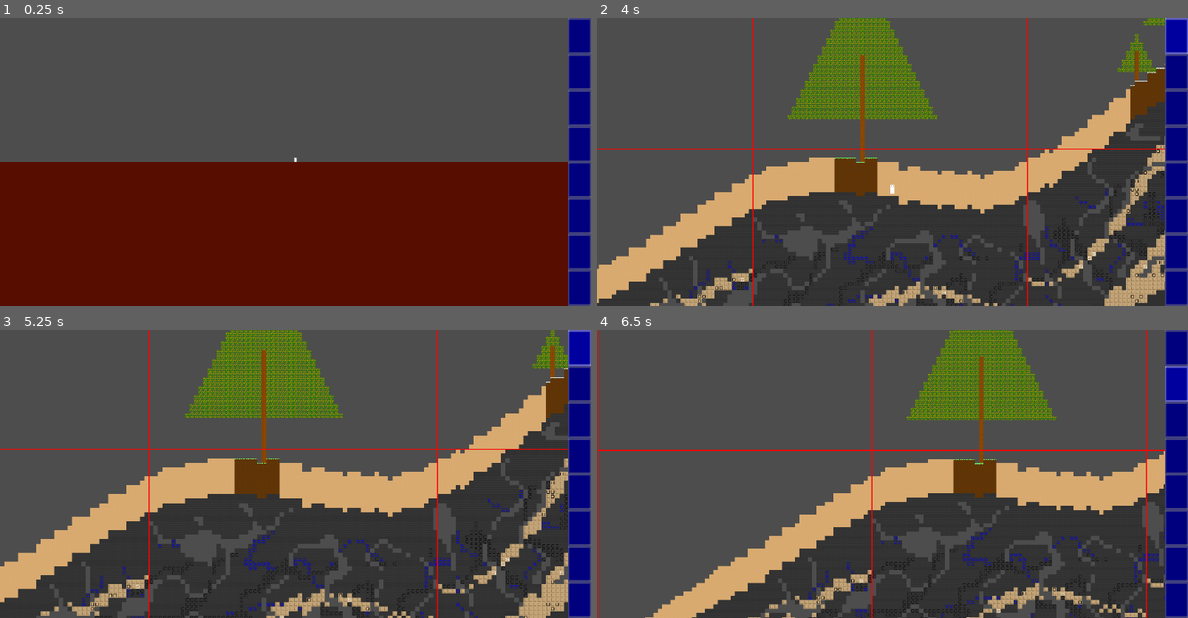
Above: before the commit, frames 1-4 (two rows, left to right).
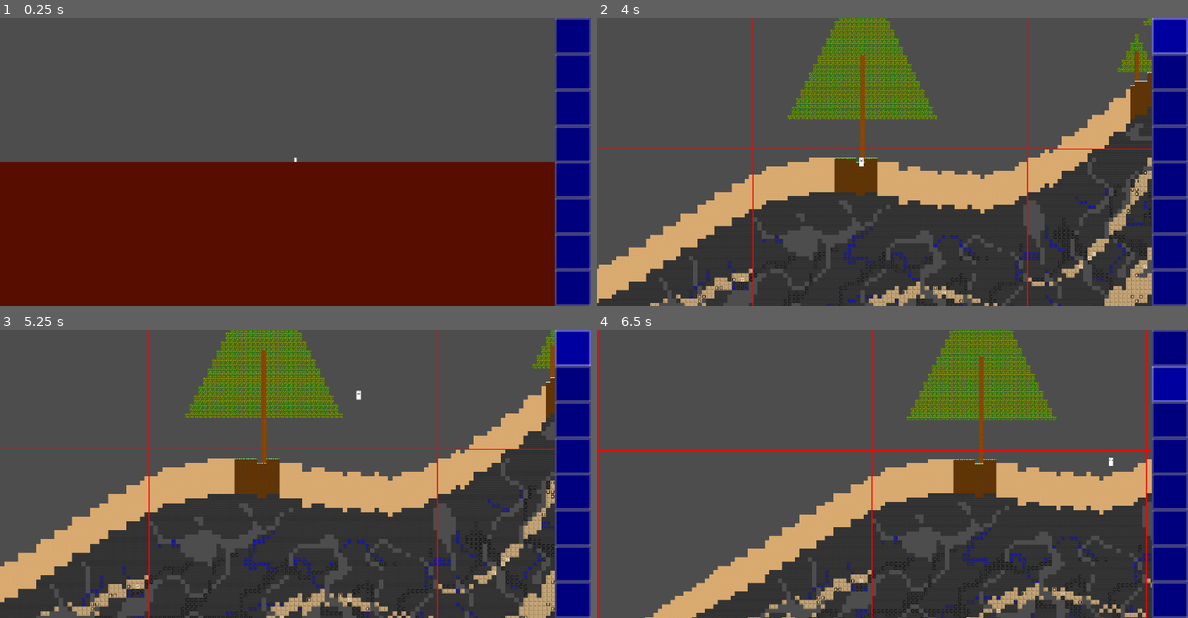
Above: after the commit, the same moments.

Repository: TwigGlenn4/BlockForge
Game: Godot game, scene res://scenes/GameScene/game_scene.tscn
The game is run twice, just before and just after one commit, with the same random seed, the same clock (stepped at 60 frames per second) and the same inputs.
Inputs (mouse positions are in pixels of both pictures, inside the frame that each line leads up to):
- Up to frame 1 (0.25 s): no input
- Up to frame 2 (4 s): click (1176, 35) at 0.52 s; click (1176, 35) at 1.27 s; click (1176, 35) at 2.02 s; tap Enter (ui_accept) at 2.75, 3.02, 3.5, 3.77 s; move the mouse to (1022, 147) at 2.77 s; hold = (camera_zoom_in) 2.78-3.53 s; tap - (camera_zoom_out) at 3.05, 3.6 s; move the mouse to (774, 176) at 3.52 s; click (774, 176) at 3.8 s
- Up to frame 3 (5.25 s): move the mouse to (354, 410) at 4.27 s; press the mouse at (354, 410) at 4.28 s; tap = (camera_zoom_in) at 4.55 s; tap Enter (ui_accept) at 5 s; move the mouse to (265, 531) at 5.02 s; release the mouse at (265, 531) at 5.03 s; tap Down (camera_pan_down) at 5.1 s
- Up to frame 4 (6.5 s): tap Enter (ui_accept) at 5.27, 5.75, 6.02 s; tap - (camera_zoom_out) at 5.3 s; move the mouse to (1069, 517) at 5.77 s; hold Left (camera_pan_left) from 5.78 s (still down); click (1069, 517) at 6.05 s; tap I (inventory_open) at 6.4 s

The runs differ from the first frame. In frame 1, 2.7% of the frame differs, in the area x 93-100%, y 0-100%; in frame 2, 2.8%, in the area x 44-100%, y 0-100%; in frame 3, 2.7%; in frame 4, 2.7%.
Error before the commit: Invalid access to property or key 'interactable' on a base object of type 'Nil'. (res://classes/interacter.gd:219)

Commit message:
Restored WASD camera movement and portal generation, merge worthy
Co-authored-by: Cursor <cursoragent@cursor.com>

Diff:
--- a/PROMPT NEXT.gd
+++ b/PROMPT NEXT.gd
@@ -3,6 +3,8 @@
 ### Recommended Next Steps (After Core Chunk System)
 
 After the chunk system is working, implement the following in this priority order for a fast playable vertical slice:
+
+0. Best done as a dedicated slice: “World = facade over ChunkManager,” then delete Chunk.
 
 1. **Background Layer**
    - Add a background `TileMap` layer for walls that remain visible after digging.
--- a/classes/interacter.gd
+++ b/classes/interacter.gd
@@ -111,11 +111,25 @@
 	print("surface_path ",str(from)," ",str(dest))
 	var _method: Path.Movement
 	var here:Vector2i = from
-	var dx:int = sign(dest.x - here.x)
+	var dest_x: int = Helpers.wrap_block_x(dest.x)
+	here.x = Helpers.wrap_block_x(here.x)
+	var dx:int = sign(dest_x - here.x)
+	# Prefer shorter arc on the cylinder
+	var w: int = WorldConfig.world_width_tiles()
+	if w > 0:
+		var direct: int = dest_x - here.x
+		if abs(direct) > w / 2:
+			if direct != 0:
+				dx = -sign(direct)
 	var dy:int
-	while(here.x != dest.x):
-		here.x += dx
+	var guard: int = w + 2
+	while(here.x != dest_x and guard > 0):
+		guard -= 1
+		here.x = Helpers.wrap_block_x(here.x + dx)
 		var y = world.get_surface(here.x)
+		if y < 0:
+			continue
+		y += 1 # stand in air above surface (matches WorldInitializer spawn)
 		dy = y - here.y
 		here.y += dy
 
@@ -216,6 +230,8 @@
 
 func _input_block_interact(block_pos: Vector2i) -> bool:
 	var tile: DataTile = world.get_tile_v(block_pos)
+	if tile == null:
+		return false
 	if tile.interactable:
 		_tile_interacion(block_pos, tile)
 		return true
@@ -258,24 +274,37 @@
 
 			# ===== PATHFIND GENERAL
 			var start:Vector2i = selected_character.current_pos
-			var end:Vector2i = block_pos
-			var next:Vector2i
+			var end:Vector2i = Vector2i(Helpers.wrap_block_x(block_pos.x), block_pos.y)
 
 			print("\nstart -> end ",str(start)," -> ",str(end))
-			var tile = world.get_tile_v(start)
-			if tile==DataTile.tile("blockforge:log") or tile==DataTile.tile("blockforge:leaves"):
-				next = find_tree_base (start)
-				tree_path(selected_character, start, next)
-				start = next
-			tile = world.get_tile_v(end)
-			if tile==DataTile.tile("blockforge:log") or tile==DataTile.tile("blockforge:leaves"):
-				next = find_tree_base(end)
-				surface_path(selected_character, start, next)
-				tree_path(selected_character, next, end)
+
+			# Superman: fly/walk straight to the clicked cell (no surface follow / tree path)
+			if WorldConfig.superman():
+				selected_character.job_queue.clear()
+				selected_character.job_active = Job.NONE
+				selected_character.add_job(Job.new(Job.TYPE.GOTO, end))
+				print("path finished (superman direct)")
 			else:
-				end.y = world.get_surface(end.x) # pin to surface of earth
-				surface_path (selected_character, start, end)
-			print("path finished")
+				var next:Vector2i
+				var tile = world.get_tile_v(start)
+				if tile != null and (tile==DataTile.tile("blockforge:log") or tile==DataTile.tile("blockforge:leaves")):
+					next = find_tree_base (start)
+					tree_path(selected_character, start, next)
+					start = next
+				tile = world.get_tile_v(end)
+				if tile != null and (tile==DataTile.tile("blockforge:log") or tile==DataTile.tile("blockforge:leaves")):
+					next = find_tree_base(end)
+					surface_path(selected_character, start, next)
+					tree_path(selected_character, next, end)
+				else:
+					var surface_y: int = world.get_surface(end.x) # pin to surface of earth
+					if surface_y < 0:
+						print("[Interactor] No surface at x=", end.x, "; walking to clicked block")
+						selected_character.add_job(Job.new(Job.TYPE.GOTO, end))
+					else:
+						end.y = surface_y + 1 # stand in air cell above surface
+						surface_path (selected_character, start, end)
+				print("path finished")
 			# ===== END PATHFIND GENERAL
 
 func _tile_interacion(block_pos: Vector2i, tile: DataTile) -> void:
--- a/classes/world.gd
+++ b/classes/world.gd
@@ -6,19 +6,23 @@
 # save_data is the parts that should be written to the save file.
 var	w_name = "" # name of world to be displayed in menus
 var w_seed: int = 0 # Seed to use for world generation
-var width: int = 4 # Width of world in chunks
-var width_tiles: int = width * Chunk.WIDTH # Width of world in tiles
-var chunks: Array[Chunk] = [] # Array to be filled with chunks
+var width: int = 4 # Width of world in chunks (legacy Chunk[])
+var width_tiles: int = width * Chunk.WIDTH # Width of world in tiles (legacy)
+var chunks: Array[Chunk] = [] # Array to be filled with chunks (legacy)
 var world_portal_pos: Vector2i = Vector2i.ZERO # Location of the base of the World Portal
 var tilemap: TileMapLayer
 var worldgen: WorldGenV2
 
+# Mapped chunk system (preferred when present)
+var chunk_manager: ChunkManager
+var tile_populator: TileMapPopulator
 
 
-# Called when the node enters the scene tree for the first time.
 func _ready():
 	tilemap = get_node("/root/GameScene/World/Foreground")
 	worldgen = get_node("/root/GameScene/World/WorldGen")
+	chunk_manager = get_node_or_null("Mapping/ChunkManager") as ChunkManager
+	tile_populator = get_node_or_null("Mapping/TileMapPopulator") as TileMapPopulator
 
 	tilemap.position.y = -tilemap.rendering_quadrant_size # fix tilemap position seeming to be top-left of bottom-left cell. I think this is because I chose to work in the positive-y quadrant instead of negative-y
 	chunks.resize(width)
@@ -27,15 +31,11 @@
 		chunks[n] = Chunk.new(n)
 
 
-
-# func _init( world_name, world_seed, num_chunks ):
-# 	w_name = world_name
-# 	w_seed = world_seed
-# 	width = num_chunks
-# 	width_tiles = num_chunks * Chunk.WIDTH
+func _uses_mapped() -> bool:
+	return chunk_manager != null
 
 
-# get_chunk_at_x(): gets the chunk at a given global x coordinate
+# get_chunk_at_x(): gets the chunk at a given global x coordinate (legacy)
 func get_chunk_at_x( gx: int ) -> Chunk:
 	var chunk_num = gx / Chunk.WIDTH
 	if chunk_num < 0 || chunk_num >= width:
@@ -46,18 +46,35 @@
 func get_tile_v( v: Vector2i ) -> DataTile:
 	return get_tile(v.x, v.y)
 
-# get_tile(): returns the tile stored in chunk.grid at given global coordinates.
+# get_tile(): returns the tile at given global coordinates.
 func get_tile( gx: int, gy: int ) -> DataTile:
-	# handle tiles outside world
-	if gx < 0 || gx >= width_tiles || gy < 0 || gy >= Chunk.HEIGHT: # Tiles outside the world are null
+	if _uses_mapped():
+		return _get_tile_mapped(gx, gy)
+
+	# legacy path
+	if gx < 0 || gx >= width_tiles || gy < 0 || gy >= Chunk.HEIGHT:
 		return null
 
 	var chunk = get_chunk_at_x(gx)
+	if chunk == null:
+		return null
 	var pos_local = Vector2i(gx % Chunk.WIDTH, gy)
 
-	if !chunk.grid.has(pos_local): # If the pos does not exist in the grid, it's air (null)
+	if !chunk.grid.has(pos_local):
 		return Tiles.AIR
 	return chunk.grid[pos_local]
+
+
+func _get_tile_mapped(gx: int, gy: int) -> DataTile:
+	var tid: int = chunk_manager.get_terrain_id(gx, gy)
+	if tid < 0:
+		return null # unloaded / out of bounds
+	if tid == 0:
+		return Tiles.AIR
+	var tile_name: String = TileIdRegistry.name_for_id(tid)
+	if tile_name.is_empty() or tile_name == "air":
+		return Tiles.AIR
+	return DataTile.tile(tile_name)
 
 
 # tile_match(): return true if the tile at (gx, gy) is contained in array match_arr
@@ -69,34 +86,51 @@
 		return true
 
 
-# get_surface(): returns the surface level at given global x coordinate
+# get_surface(): returns the surface level (solid ground, skips canopy) at global x
 func get_surface( gx: int ):
+	if _uses_mapped():
+		return chunk_manager.find_surface_height(gx)
+
 	var chunk = get_chunk_at_x(gx)
 	if chunk == null:
 		return -1
 	return int( chunk.surface_level[ gx % Chunk.WIDTH ] )
 
 
-
 # place_tile(): place a tile at given global coordinates
 func place_tile( x: int, y: int, tile: DataTile) -> bool:
+	if _uses_mapped():
+		return _place_tile_mapped(x, y, tile)
+
 	if x < 0 || x >= width_tiles || y < 0 || y >= Chunk.HEIGHT:
-		# print("Tile not placed outside world at "+ Helpers.coord_string(x, y))
 		return false
 
 	var chunk = get_chunk_at_x(x)
+	if chunk == null:
+		return false
 	var lx = x % Chunk.WIDTH # local x
 
 	var pos = Vector2i(lx, y)
 	var pos_tile = Vector2i(chunk.cx*Chunk.WIDTH + lx, -y)
 
 	chunk.grid[pos] = tile
-	# tilemap.set_cell(pos_tile, tile.atlas, tile.pos )
 	if tile == null:
 		tilemap.set_cell(pos_tile)
 	else:
 		tilemap.set_cell(pos_tile, tile.texture.atlas, tile.texture.pos )
 	return true
+
+
+func _place_tile_mapped(x: int, y: int, tile: DataTile) -> bool:
+	var terrain_id: int = 0
+	if tile != null and tile != Tiles.AIR and tile != DataTile.UNDEFINED:
+		terrain_id = TileIdRegistry.id_from_name(tile.name)
+	if not chunk_manager.set_terrain_id(x, y, terrain_id):
+		return false
+	if tile_populator:
+		tile_populator.set_global_cell(x, y, terrain_id)
+	return true
+
 
 func place_tile_v(pos: Vector2i, tile: DataTile) -> bool:
 	return place_tile(pos.x, pos.y, tile)
@@ -107,7 +141,6 @@
 	if tile_matches(x, y, overwrite_tiles):
 		return place_tile( x, y, tile )
 	else:
-		# print("Did not overwrite "+existing_tile.id+" at "+Helpers.coord_string(x, y))
 		return false
 
 
@@ -116,5 +149,4 @@
 	var pos = Vector2i(x, y)
 	var pos_tile = Vector2i(chunk.cx*Chunk.WIDTH + x, -y)
 	chunk.grid[pos] = tile
-	# tilemap.set_cell(pos_tile, tile.atlas, tile.sprite )
 	tilemap.set_cell(pos_tile, tile.texture.atlas, tile.texture.pos )
--- a/classes/worldgen_v2.gd
+++ b/classes/worldgen_v2.gd
@@ -698,6 +698,9 @@
 	# Trees after underground features
 	_map_fill_trees_strip(strip, cs, world_h, wrapped_cx, surfaces, growable, id_log, id_leaves)
 	await get_tree().process_frame
+
+	# Portal once (mapped surface dressing) — after trees so canopy cannot overwrite it
+	_map_try_place_portal(strip, cs, world_h, wrapped_cx, surfaces)
 
 	# Slice into per-chunk arrays
 	var rows: Array = []
@@ -1057,6 +1060,60 @@
 		)
 
 
+# Pick portal column X once for mapped worlds (same middle-half rule as legacy gen).
+func ensure_mapped_portal_x() -> void:
+	if world.world_portal_pos != Vector2i.ZERO:
+		return
+	var w: int = WorldConfig.world_width_tiles()
+	if w <= 0:
+		return
+	var half: int = maxi(1, w / 2)
+	var x: int = int(rand_from_seed(world.w_seed)[0]) % half
+	x += int(w * 0.25)
+	world.world_portal_pos = Vector2i(Helpers.wrap_block_x(x), 0)
+	WorldConfig.logv("[Chunk] Portal will be at x=%d (column %d)" % [
+		world.world_portal_pos.x,
+		world.world_portal_pos.x / WorldConfig.chunk_size()
+	])
+
+
+func _map_strip_set(strip: PackedInt64Array, cs: int, world_h: int, lx: int, gy: int, terrain_id: int) -> void:
+	if lx < 0 or lx >= cs or gy < 0 or gy >= world_h:
+		return
+	strip[gy * cs + lx] = ChunkData.pack_cell(terrain_id)
+
+
+# Mapped equivalent of surface_dressing portal placement (natural stone base).
+func _map_try_place_portal(
+	strip: PackedInt64Array, cs: int, world_h: int, wrapped_cx: int, surfaces: PackedInt32Array
+) -> void:
+	ensure_mapped_portal_x()
+	# y != 0 means already placed this session
+	if world.world_portal_pos.y != 0:
+		return
+	var portal_gx: int = Helpers.wrap_block_x(world.world_portal_pos.x)
+	var portal_cx: int = int(floor(float(portal_gx) / float(cs)))
+	var wide: int = WorldConfig.world_chunks_wide_max()
+	if posmod(portal_cx, wide) != wrapped_cx:
+		return
+
+	var lx: int = posmod(portal_gx, cs)
+	var surface: int = int(surfaces[lx])
+	if surface < 0 or surface + 2 >= world_h:
+		push_warning("[Chunk] Portal surface invalid at x=%d surface=%d" % [portal_gx, surface])
+		return
+
+	var id_base: int = TileIdRegistry.id_from_name("blockforge:portal_base_stone")
+	var id_btm: int = TileIdRegistry.id_from_name("blockforge:portal_btm")
+	var id_top: int = TileIdRegistry.id_from_name("blockforge:portal_top")
+	_map_strip_set(strip, cs, world_h, lx, surface, id_base)
+	_map_strip_set(strip, cs, world_h, lx, surface + 1, id_btm)
+	_map_strip_set(strip, cs, world_h, lx, surface + 2, id_top)
+
+	world.world_portal_pos = Vector2i(portal_gx, surface)
+	WorldConfig.logv("[Chunk] Portal placed at %s" % Helpers.coord_string(portal_gx, surface))
+
+
 # Column surface stack for mapping gen (shared by fill_column and tree overhang).
 # Returns: lava_top, stone_top, rock_top, surface, mountain_h, humidity, growable.
 func map_surface_height(column_x: int, lx: int, world_h: int) -> Dictionary:
--- a/scenes/GameScene/inventory_ui.gd
+++ b/scenes/GameScene/inventory_ui.gd
@@ -13,17 +13,28 @@
 	_on_hotbar_slot_selected(0)
 
 	get_tree().get_root().size_changed.connect(_window_resized)
-	_window_resized()
 	Interactor.selected_character_inventory_changed.connect(_on_character_inventory_changed)
+	# Layout size is often 0 during _ready; defer so slots are square on boot
+	call_deferred("_window_resized")
 
 
+## Keep the hotbar a full-height strip whose width equals one slot height → square slots.
 func _window_resized() -> void:
 	var viewport_size: Vector2 = get_viewport().get_visible_rect().size
+	if viewport_size.x <= 0.0 or viewport_size.y <= 0.0:
+		return
 
-	var slot_height_px: float = hotbar[0].size.y
-	var slot_width_anchor: float = slot_height_px / viewport_size.x
+	var slot_px: float = viewport_size.y / float(HOTBAR_NUM_SLOTS)
+	var width_anchor: float = slot_px / viewport_size.x
+	anchor_left = 1.0 - width_anchor
+	anchor_right = 1.0
+	anchor_top = 0.0
+	anchor_bottom = 1.0
 
-	anchor_left = ANCHOR_END - slot_width_anchor
+	# Enforce square cell metrics even before/without container layout settling
+	for slot in hotbar:
+		if slot:
+			slot.custom_minimum_size = Vector2(slot_px, slot_px)
 
 
 func _on_character_inventory_changed() -> void:
--- a/scenes/GameScene/mapping/CameraController.gd
+++ /dev/null
@@ -1,98 +0,0 @@
-# Camera follows player; zoom limits from WorldConfig.
-# Dig/pathfinding click handlers are stubs until digging slice; inventory signal preserved.
-class_name CameraController
-extends Camera2D
-
-signal selected_character_changed(new_char: Character)
-
-@export var player_path: NodePath = ^"../Character"
-@export var populator_path: NodePath = ^"../Mapping/TileMapPopulator"
-@export var visibility_path: NodePath = ^"../Mapping/VisibilityManager"
-@export var world_interactor: Control
-
-@onready var player: Node2D = get_node_or_null(player_path)
-
-const ZOOM_STEP := 0.05
-
-
-func _ready() -> void:
-	if player == null:
-		player = get_node_or_null("../Character")
-	# Camera zoom scales the whole 2D view. Keep node scale at 1.
-	scale = Vector2.ONE
-	if player:
-		player.scale = Vector2.ONE
-	var z: float = clampf(WorldConfig.initial_zoom(), WorldConfig.min_zoom(), WorldConfig.max_zoom())
-	zoom = Vector2(z, z)
-	_update_filter()
-	if player:
-		selected_character_changed.emit(player)
-
-
-func _process(_delta: float) -> void:
-	if player == null:
-		player = get_node_or_null(player_path)
-		if player == null:
-			return
-	global_position = player.global_position
-	_handle_zoom_input()
-	var pop := get_node_or_null(populator_path)
-	if pop and pop.has_method("align_layers_to_camera"):
-		pop.align_layers_to_camera(global_position.x)
-
-
-func _handle_zoom_input() -> void:
-	var z: float = zoom.x
-	var prev: float = z
-	if Input.is_action_just_pressed("camera_zoom_in"):
-		z += ZOOM_STEP
-	if Input.is_action_just_pressed("camera_zoom_out"):
-		z -= ZOOM_STEP
-	z = clampf(z, WorldConfig.min_zoom(), WorldConfig.max_zoom())
-	if not is_equal_approx(z, zoom.x):
-		var zoomed_out: bool = z < prev
-		zoom = Vector2(z, z)
-		_update_filter()
-		if zoomed_out:
-			var vis := get_node_or_null(visibility_path)
-			if vis and vis.has_method("notify_zoom_out"):
-				vis.notify_zoom_out()
-
-
-func _update_filter() -> void:
-	if zoom.x >= WorldConfig.max_zoom() * 0.9:
-		texture_filter = CanvasItem.TEXTURE_FILTER_NEAREST
-	else:
-		texture_filter = CanvasItem.TEXTURE_FILTER_LINEAR
-
-
-func _on_world_interactor_click(event: InputEvent) -> void:
-	if not event.is_action_pressed("click"):
-		return
-	if player == null:
-		player = get_node_or_null(player_path)
-	if player == null:
-		return
-	var click_pos: Vector2 = get_global_mouse_position()
-	var block_pos: Vector2i = _nearest_block(click_pos)
-	if player.has_method("move_to_block"):
-		player.move_to_block(block_pos)
-	elif player is Character:
-		(player as Character).move_to_block(block_pos)
-
-
-func _nearest_block(pixel: Vector2) -> Vector2i:
-	var ts: float = float(WorldConfig.tile_size_px())
-	return Vector2i(
-		Helpers.wrap_block_x(int(round((pixel.x - ts * 0.5) / ts))),
-		int(round(-pixel.y / ts))
-	)
-
-
-func _move_to_block(block_pos: Vector2i) -> void:
-	var bx := Vector2i(Helpers.wrap_block_x(block_pos.x), block_pos.y)
-	if player:
-		player.global_position = Helpers.pos_block_to_pixel(bx)
-		if player.has_method("_wrap_world_x"):
-			player._wrap_world_x()
-	global_position = Helpers.pos_block_to_pixel(bx)
--- a/scenes/GameScene/mapping/ChunkManager.gd
+++ b/scenes/GameScene/mapping/ChunkManager.gd
@@ -72,3 +72,62 @@
 
 func _key(cx: int, cy: int) -> Vector2i:
 	return Vector2i(wrap_column(cx), clamp_row(cy))
+
+
+func global_to_chunk(gx: int, gy: int) -> Vector2i:
+	var cs: int = WorldConfig.chunk_size()
+	var wx: int = Helpers.wrap_block_x(gx)
+	return Vector2i(wrap_column(int(floor(float(wx) / float(cs)))), clamp_row(int(floor(float(gy) / float(cs)))))
+
+
+func global_to_local(gx: int, gy: int) -> Vector2i:
+	var cs: int = WorldConfig.chunk_size()
+	var wx: int = Helpers.wrap_block_x(gx)
+	return Vector2i(posmod(wx, cs), posmod(gy, cs))
+
+
+## Terrain id at global block coords (0 = air). Returns -1 if chunk not loaded.
+func get_terrain_id(gx: int, gy: int) -> int:
+	var tall_px: int = WorldConfig.world_chunks_tall_max() * WorldConfig.chunk_size()
+	if gy < 0 or gy >= tall_px:
+		return -1
+	var cxy := global_to_chunk(gx, gy)
+	var data: ChunkData = get_chunk(cxy.x, cxy.y)
+	if data == null:
+		return -1
+	var local := global_to_local(gx, gy)
+	return ChunkData.unpack_terrain(data.get_cell(local.x, local.y))
+
+
+func set_terrain_id(gx: int, gy: int, terrain_id: int) -> bool:
+	var tall_px: int = WorldConfig.world_chunks_tall_max() * WorldConfig.chunk_size()
+	if gy < 0 or gy >= tall_px:
+		return false
+	var cxy := global_to_chunk(gx, gy)
+	var data: ChunkData = get_chunk(cxy.x, cxy.y)
+	if data == null:
+		return false
+	var local := global_to_local(gx, gy)
+	data.set_terrain(local.x, local.y, terrain_id)
+	return true
+
+
+## Highest solid block gy at column gx (skips log/leaves canopy). -1 if unknown/unloaded.
+func find_surface_height(gx: int) -> int:
+	var cs: int = WorldConfig.chunk_size()
+	var wx: int = Helpers.wrap_block_x(gx)
+	var cx: int = wrap_column(int(floor(float(wx) / float(cs))))
+	var lx: int = posmod(wx, cs)
+	var id_log: int = TileIdRegistry.id_from_name("blockforge:log")
+	var id_leaves: int = TileIdRegistry.id_from_name("blockforge:leaves")
+	var tall: int = WorldConfig.world_chunks_tall_max()
+	for cy in range(tall - 1, -1, -1):
+		var data: ChunkData = get_chunk(cx, cy)
+		if data == null:
+			continue
+		for ly in range(cs - 1, -1, -1):
+			var tid: int = ChunkData.unpack_terrain(data.get_cell(lx, ly))
+			if tid == 0 or tid == id_log or tid == id_leaves:
+				continue
+			return cy * cs + ly
+	return -1
--- a/scenes/GameScene/mapping/TileIdRegistry.gd
+++ b/scenes/GameScene/mapping/TileIdRegistry.gd
@@ -53,3 +53,11 @@
 static func atlas_for_id(terrain_id: int) -> Dictionary:
 	ensure_ready()
 	return _id_to_atlas.get(terrain_id, {})
+
+
+static func name_for_id(terrain_id: int) -> String:
+	ensure_ready()
+	if terrain_id <= 0:
+		return "air"
+	var info: Dictionary = _id_to_atlas.get(terrain_id, {})
+	return str(info.get("name", ""))
--- a/scenes/GameScene/mapping/TileMapPopulator.gd
+++ b/scenes/GameScene/mapping/TileMapPopulator.gd
@@ -140,6 +140,32 @@
 			var cell := Vector2i(lx, cs - 1 - ly)
 			layer.set_cell(cell, int(info["atlas"]), info["pos"])
 	return layer
+
+
+## Update a single global block on its TileMapLayer (if that chunk layer is loaded).
+func set_global_cell(gx: int, gy: int, terrain_id: int) -> void:
+	var cs: int = WorldConfig.chunk_size()
+	var wx: int = Helpers.wrap_block_x(gx)
+	var cx: int = posmod(int(floor(float(wx) / float(cs))), WorldConfig.world_chunks_wide_max())
+	var cy: int = int(floor(float(gy) / float(cs)))
+	var key := Vector2i(cx, cy)
+	if not _layers.has(key):
+		return
+	var layer: TileMapLayer = _layers[key]
+	if not is_instance_valid(layer):
+		return
+	var lx: int = posmod(wx, cs)
+	var ly: int = posmod(gy, cs)
+	var cell := Vector2i(lx, cs - 1 - ly)
+	if terrain_id <= 0:
+		layer.set_cell(cell)
+		return
+	TileIdRegistry.ensure_ready()
+	var info: Dictionary = TileIdRegistry.atlas_for_id(terrain_id)
+	if info.is_empty():
+		layer.set_cell(cell)
+		return
+	layer.set_cell(cell, int(info["atlas"]), info["pos"])
 
 
 func _sync_debug_outline(layer: TileMapLayer, cs: int, ts: int) -> void:
--- a/scenes/GameScene/mapping/WorldInitializer.gd
+++ b/scenes/GameScene/mapping/WorldInitializer.gd
@@ -75,6 +75,14 @@
 		var cx: int = chunk_manager.wrap_column(center_col + dx)
 		await visibility.ensure_column(cx)
 
+	# Ensure portal column exists so crafting station is reachable after boot
+	if worldgen and worldgen.has_method("ensure_mapped_portal_x"):
+		worldgen.ensure_mapped_portal_x()
+	if world and "world_portal_pos" in world:
+		var portal_col: int = int(world.world_portal_pos.x) / WorldConfig.chunk_size()
+		portal_col = chunk_manager.wrap_column(portal_col)
+		await visibility.ensure_column(portal_col)
+
 	var spawn := _find_spawn(center_col)
 	# Match Helpers.pos_block_to_pixel so camera/character align with tiles
 	player.global_position = Helpers.pos_block_to_pixel(spawn)
@@ -98,22 +106,10 @@
 func _find_spawn(center_col: int) -> Vector2i:
 	var cs: int = WorldConfig.chunk_size()
 	var gx: int = center_col * cs + cs / 2
-	var lx: int = cs / 2
-	# Skip canopy so we stand on ground, not treetops
-	var id_log: int = TileIdRegistry.id_from_name("blockforge:log")
-	var id_leaves: int = TileIdRegistry.id_from_name("blockforge:leaves")
-	var tall: int = WorldConfig.world_chunks_tall_max()
-	for cy in range(tall - 1, -1, -1):
-		var data: ChunkData = chunk_manager.get_chunk(center_col, cy)
-		if data == null:
-			continue
-		for ly in range(cs - 1, -1, -1):
-			var tid: int = ChunkData.unpack_terrain(data.get_cell(lx, ly))
-			if tid == 0 or tid == id_log or tid == id_leaves:
-				continue
-			var gy: int = cy * cs + ly
-			var spawn := Vector2i(gx, gy + 1) # stand in air cell above surface
-			WorldConfig.logv("[Init] Surface at gy=%d → spawn %s" % [gy, str(spawn)])
-			return spawn
-	push_warning("[Init] No surface found at column %d; using fallback" % center_col)
-	return Vector2i(gx, cs)
+	var gy: int = chunk_manager.find_surface_height(gx)
+	if gy < 0:
+		push_warning("[Init] No surface found at column %d; using fallback" % center_col)
+		return Vector2i(gx, cs)
+	var spawn := Vector2i(gx, gy + 1) # stand in air cell above surface
+	WorldConfig.logv("[Init] Surface at gy=%d → spawn %s" % [gy, str(spawn)])
+	return spawn
Not shown, removed: scenes/GameScene/mapping/CameraController.gd.uid
